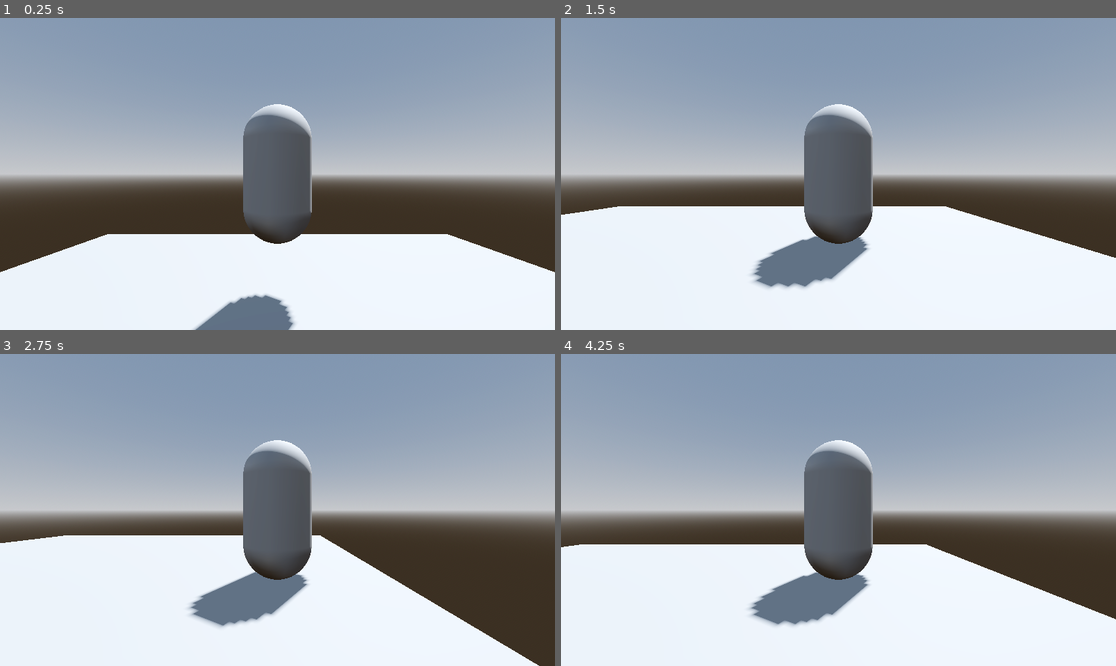
Above: before the commit, frames 1-4 (two rows, left to right).
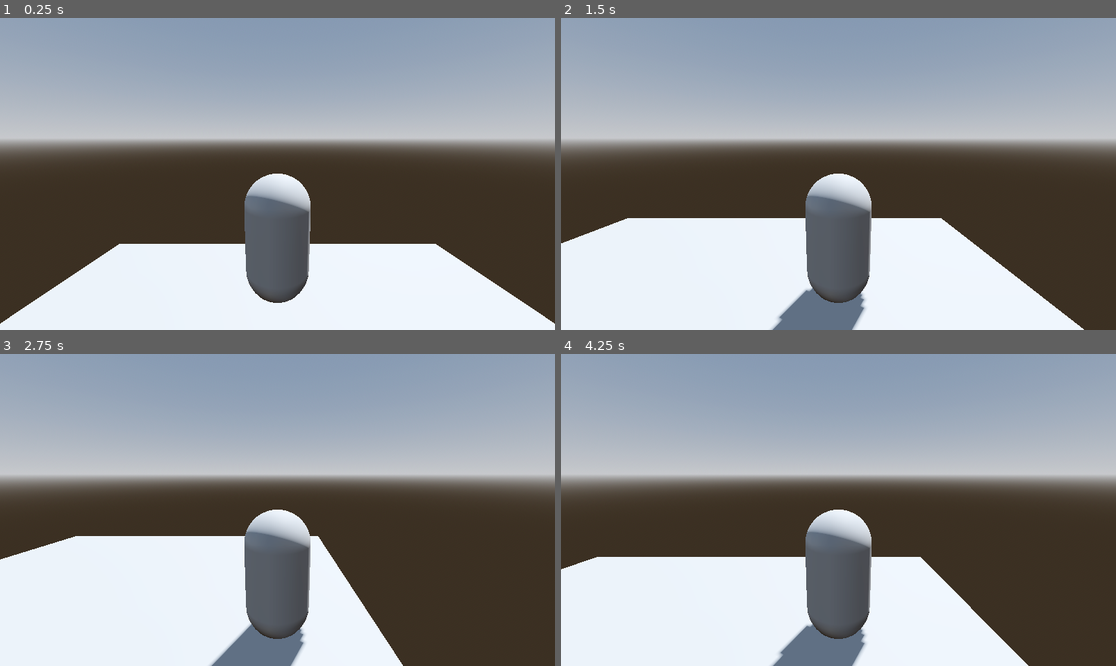
Above: after the commit, the same moments.

Repository: echoEscape/obsidian
Game: Godot game, scene res://game.tscn
Two runs of this game, one before a commit and one after it. Both use one fixed random seed, a clock stepped at 60 frames per second and the inputs below. The project has no main scene, so this scene is started directly.
Inputs:
- Up to frame 1 (0.25 s): no input
- Up to frame 2 (1.5 s): hold D (move_right) 0.53-1.28 s; hold S (move_backward) from 1.28 s (still down)
- Up to frame 3 (2.75 s): release S (move_backward) at 2.03 s; hold D (move_right) from 2.03 s (still down)
- Up to frame 4 (4.25 s): release D (move_right) at 2.78 s; hold W (move_forward) 2.78-3.53 s; hold A (move_left) from 3.53 s (still down)

The runs differ from the first frame. In frame 1, 32% of the frame differs, in the area x 0-100%, y 27-100%; in frame 2, 35%; in frame 3, 33%; in frame 4, 36%.

Commit message:
Learn to manually (fixed) change camera angle tied to char

Diff:
--- a/char_rigid_test.tscn
+++ b/char_rigid_test.tscn
@@ -18,8 +18,10 @@
 shape = SubResource("ConvexPolygonShape3D_nbg6m")
 
 [node name="TwistPivot" type="Node3D" parent="."]
+transform = Transform3D(1, 0, 0, 0, 1, 0, 0, 0, 1, 0, 1, 0)
 
 [node name="PitchPivot" type="Node3D" parent="TwistPivot"]
+transform = Transform3D(1, 0, 0, 0, 0.984808, 0.173648, 0, -0.173648, 0.984808, 0, 0, 0)
 
 [node name="Camera3D" type="Camera3D" parent="TwistPivot/PitchPivot"]
 transform = Transform3D(1, 0, 0, 0, 1, 0, 0, 0, 1, 0, 0, 3)
